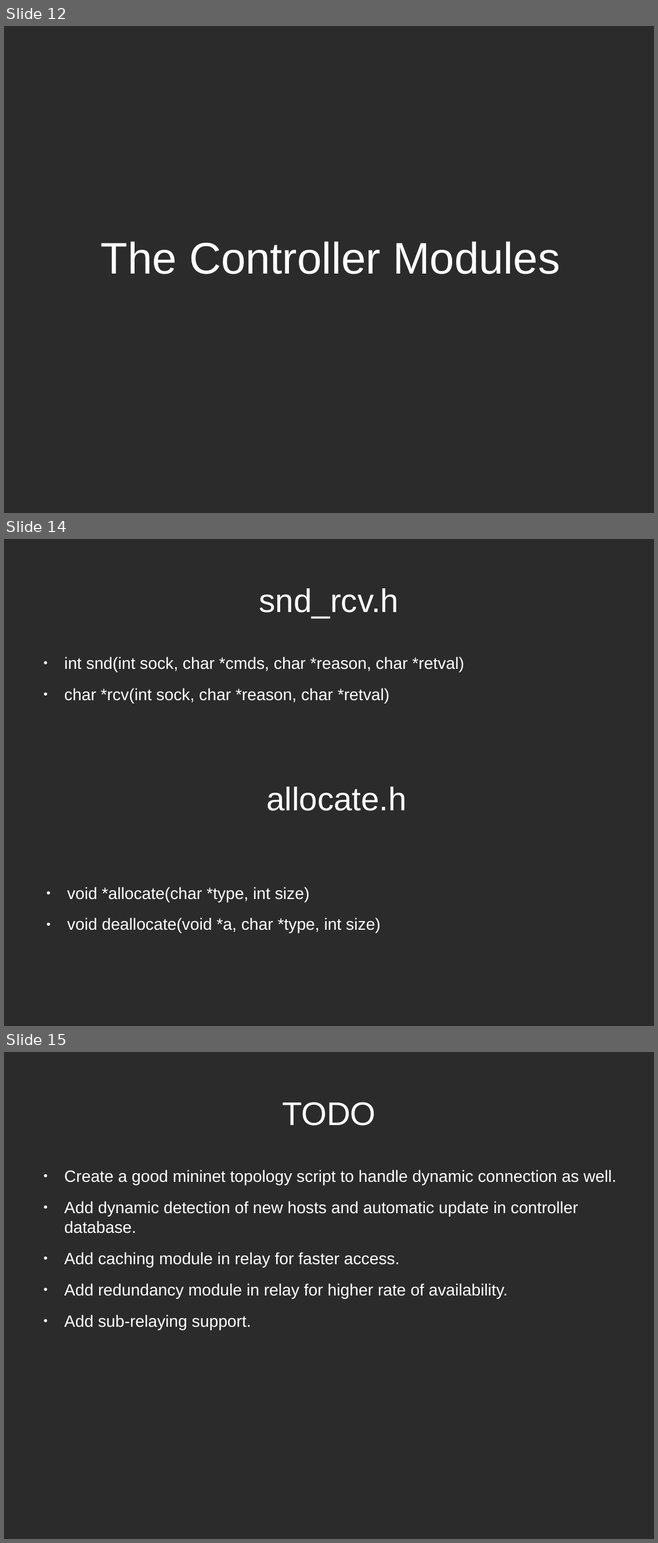
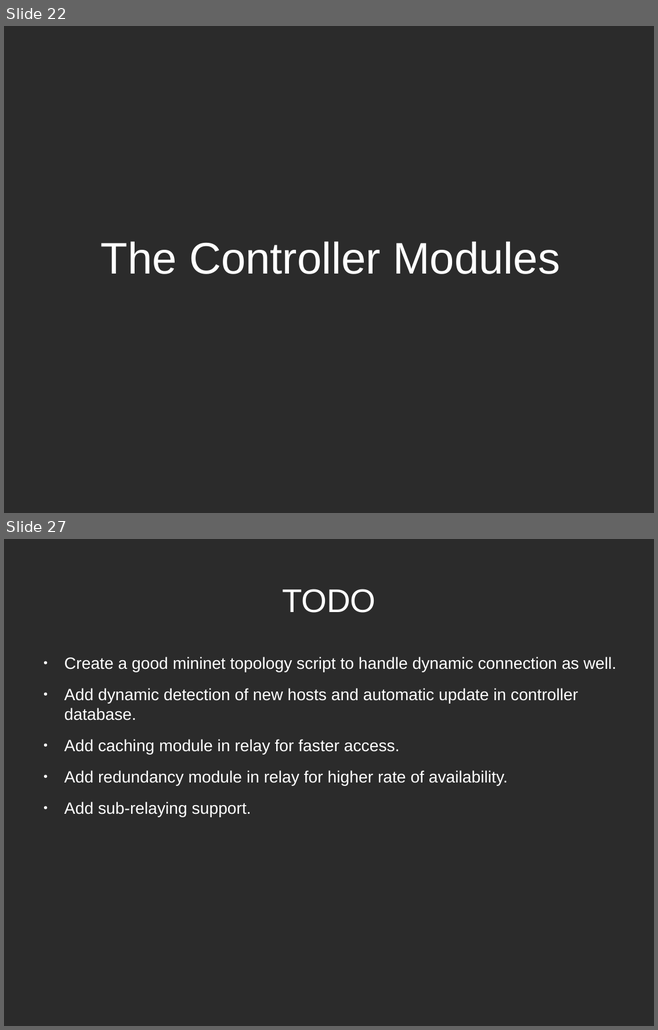
Before and after one commit to r0ck3r008/sdn-proj, a slide deck: review.odp. Shown one above the other, each under a label of ours: slides 12, 14 and 15 before the commit, slides 22 and 27 after it; the slides between them are not shown. The pictures are 658x1543 and 658x1030 pixels, drawn with LibreOffice and Linux fonts; fonts in the diff are those of the drawing; background and template pictures are left out; a plain dark background stands for a picture behind light text. Boxes give left, top, right and bottom in pixels: in the first picture for what was removed or moved away, otherwise in the second. Text is boxed around its words. In the diff, an @@ line names an element or a change of style, - is before the commit and + after.

```diff
--- a/review.odp
+++ b/review.odp
@@ slide 14 removed at (4, 539, 654, 1026), background picture (left out) @@
@@ title removed at (259, 588, 398, 618) @@
-snd_rcv.h
@@ text removed at (64, 657, 463, 704) @@
-● int snd(int sock, char *cmds, char *reason, char *retval)
-● char *rcv(int sock, char *reason, char *retval)
@@ title removed at (266, 787, 406, 811) @@
-allocate.h
@@ text removed at (67, 887, 380, 933) @@
-● void *allocate(char *type, int size)
-● void deallocate(void *a, char *type, int size)
@@ what was slide 12 is now slide 22 @@
@@ what was slide 15 is now slide 27 @@
```
Also in this commit, not shown: 4 slides changed, 17 slides added, 4 other slides removed, 1 other file.
